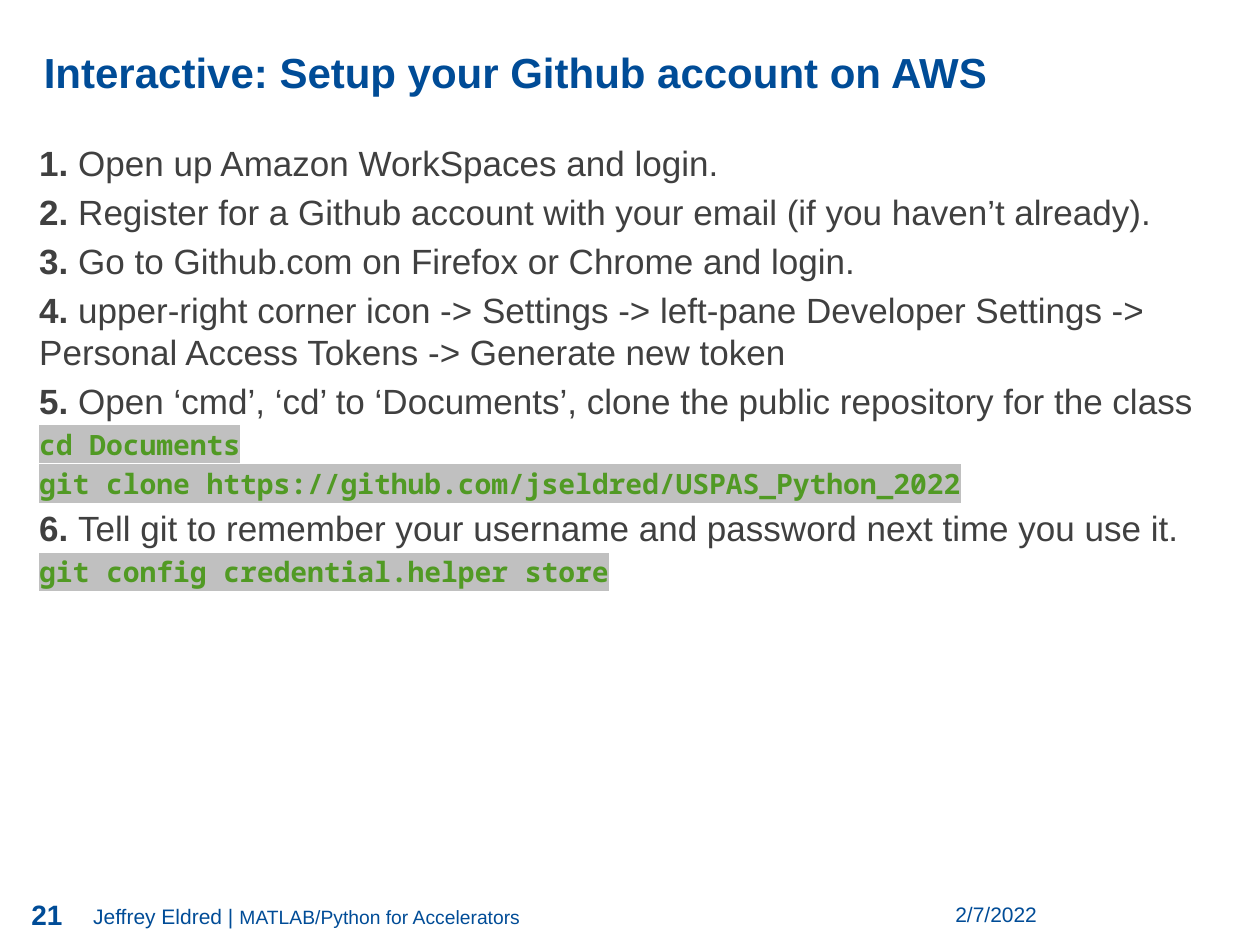
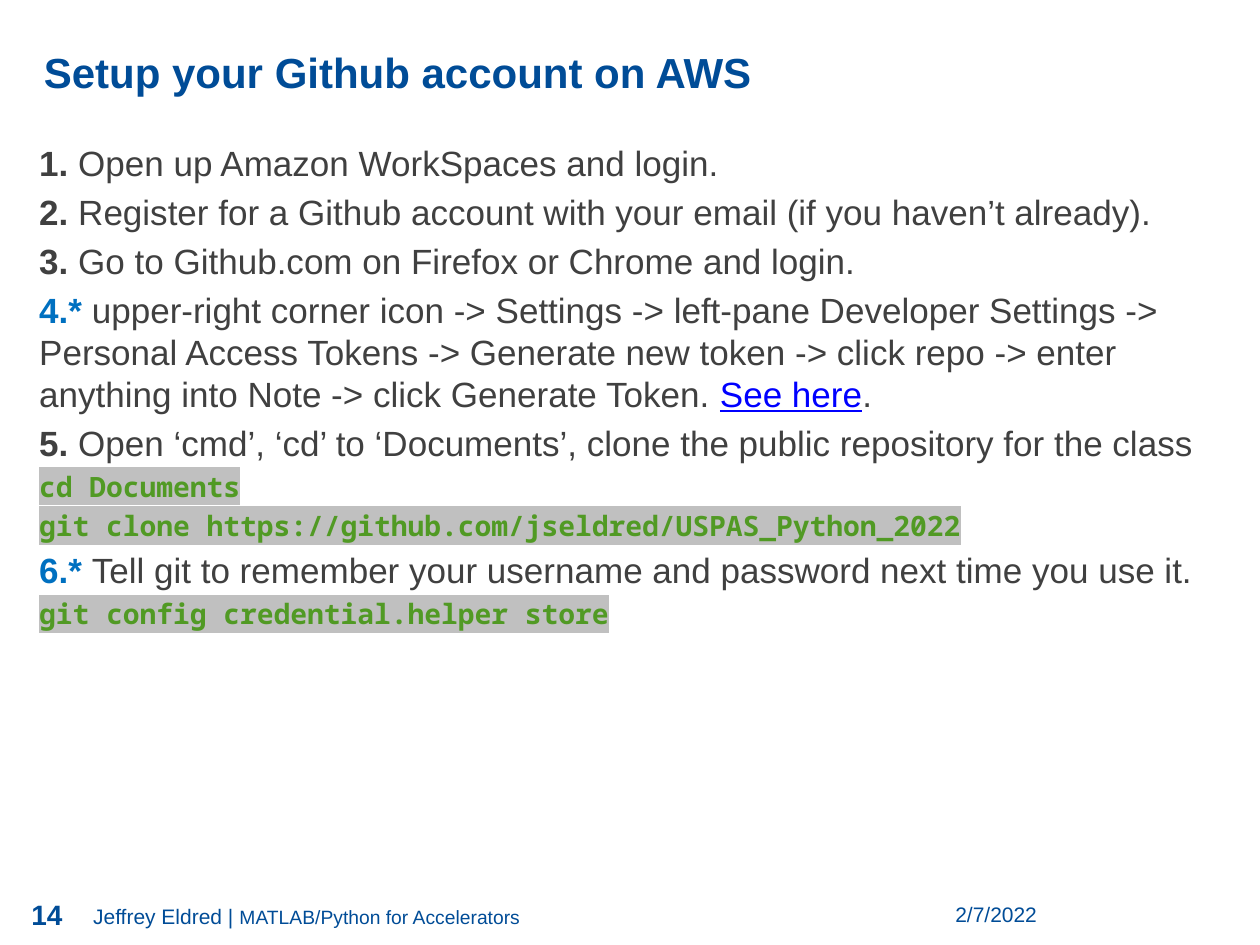
Before and after one commit to jseldred/USPAS_Python_2022, a slide deck: slide 14 of lectures/Eldred_1.pptx (slide 21 before the commit). Drawn at 1260x945 pixels with LibreOffice and Linux fonts; fonts in the diff are those of the drawing; background and template pictures are left out. Boxes give left, top, right and bottom in pixels: in the first picture for what was removed or moved away, otherwise in the second. Text is boxed around its words. In the diff, an @@ line names an element or a change of style, - is before the commit and + after.

```diff
--- a/lectures/Eldred_1.pptx
+++ b/lectures/Eldred_1.pptx
@@ text at <box>44,57,752,96</box>: text changed @@
-Interactive: Setup your Github account on AWS
+Setup your Github account on AWS
@@ text at <box>39,297,1116,414</box>: text changed @@
-4. upper-right corner icon -> Settings -> left-pane Developer Settings -> Personal Access Tokens -> Generate new token
+4.* upper-right corner icon -> Settings -> left-pane Developer Settings -> Personal Access Tokens -> Generate new token -> click repo -> enter anything into Note -> click Generate Token. See here.
@@ text at <box>39,557,1191,590</box>: text changed @@
-6. Tell git to remember your username and password next time you use it.
+6.* Tell git to remember your username and password next time you use it.
@@ page number at <box>31,905,62,925</box>: text changed @@
-21
+14
```
Also in this commit, not shown: 5 other slides changed, 17 slides added.
